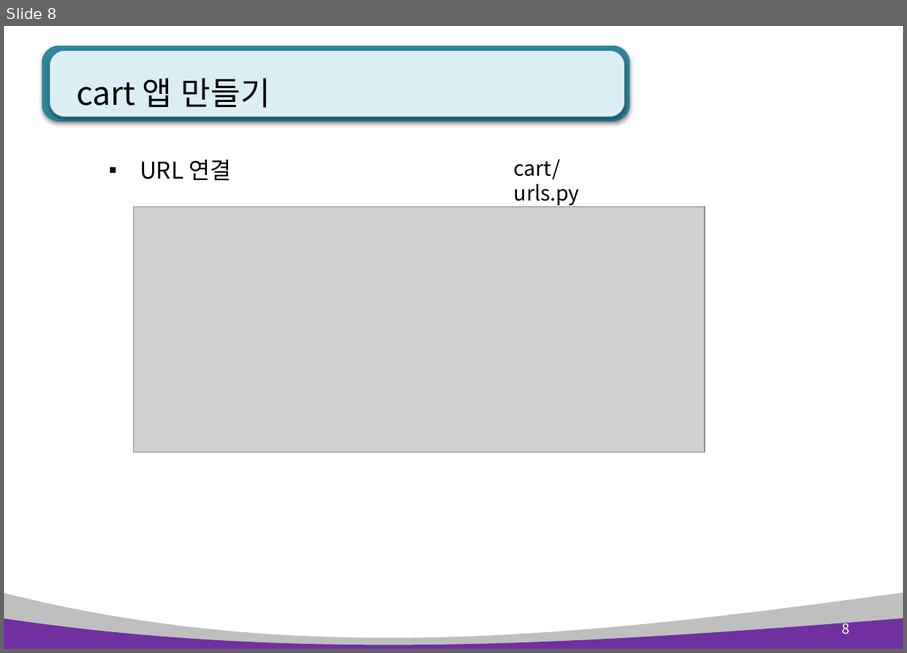
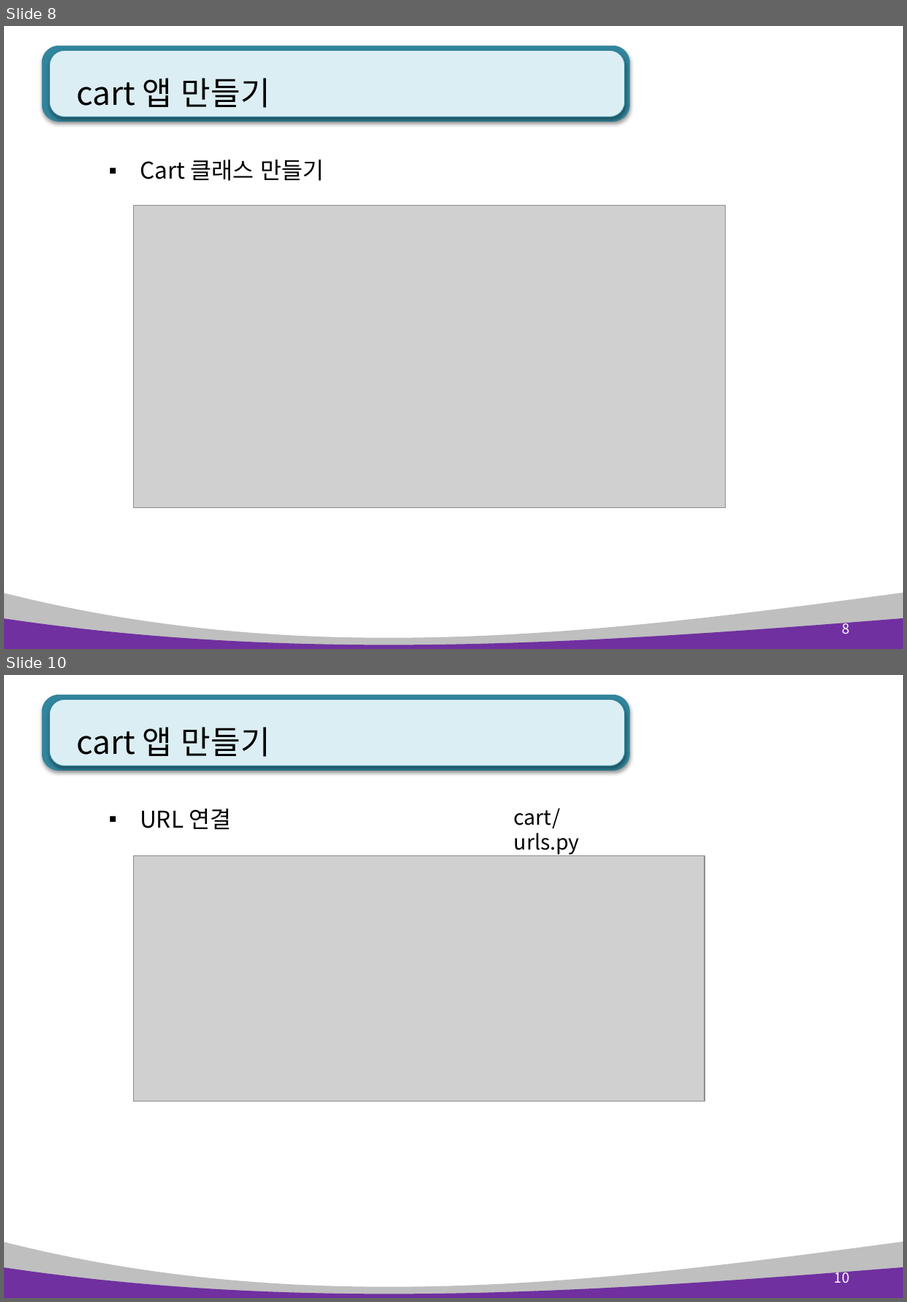
Before and after one commit to pshho/ngreen_project, a slide deck: pyWorks/자료/django_ppt/shop_ppt/2장. cart(장바구니).pptx. Shown one above the other, each under a label of ours: slide 8 before the commit, slides 8 and 10 after it; the slides between them are not shown. The pictures are 907x653 and 907x1302 pixels, drawn with LibreOffice and Linux fonts; fonts in the diff are those of the drawing; grey boxes stand for pictures. Boxes give left, top, right and bottom in pixels: in the first picture for what was removed or moved away, otherwise in the second. Text is boxed around its words. In the diff, an @@ line names an element or a change of style, - is before the commit and + after.

```diff
--- a/pyWorks/자료/django_ppt/shop_ppt/2장. cart(장바구니).pptx
+++ b/pyWorks/자료/django_ppt/shop_ppt/2장. cart(장바구니).pptx
@@ slide 8 added at [4, 26, 903, 649], background #FFFFFF; not listed: 4 template elements that a slide beside it also shows @@
@@ title added at [76, 78, 270, 108], 28 pt, text #000000 @@
+cart 앱 만들기
@@ text added at [140, 160, 324, 181], 20 pt, text #000000 @@
+▪ Cart 클래스 만들기
@@ picture added at [133, 206, 726, 508] @@
@@ page number added at [842, 619, 850, 633], 12 pt, text #FFFFFF @@
+8
@@ what was slide 8 is now slide 10 @@
@@ page number at [835, 1268, 850, 1282]: text changed @@
-8
+10
```
Also in this commit, not shown: 5 slides changed, 1 other slide added, 2 other files.
